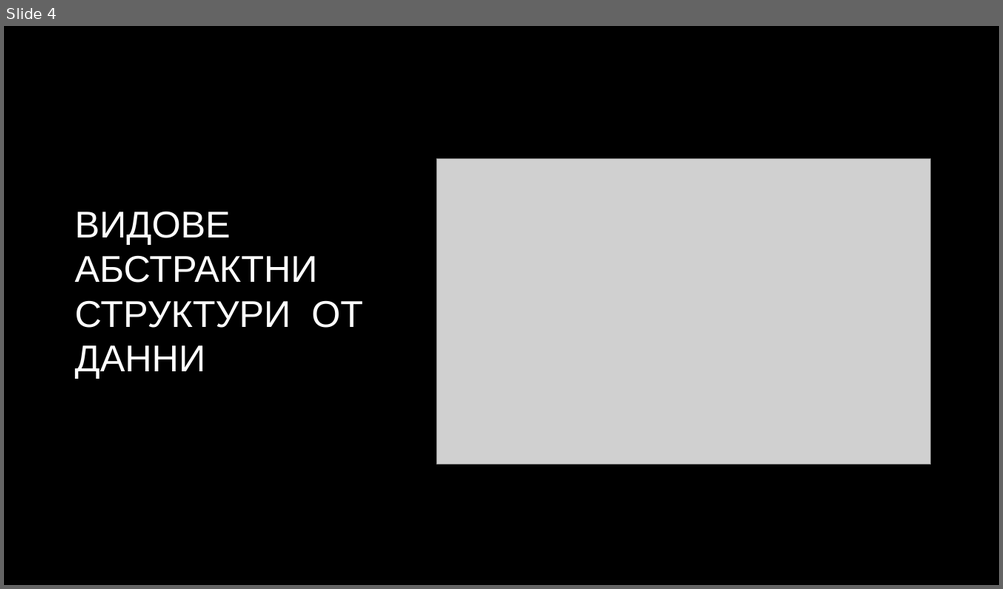
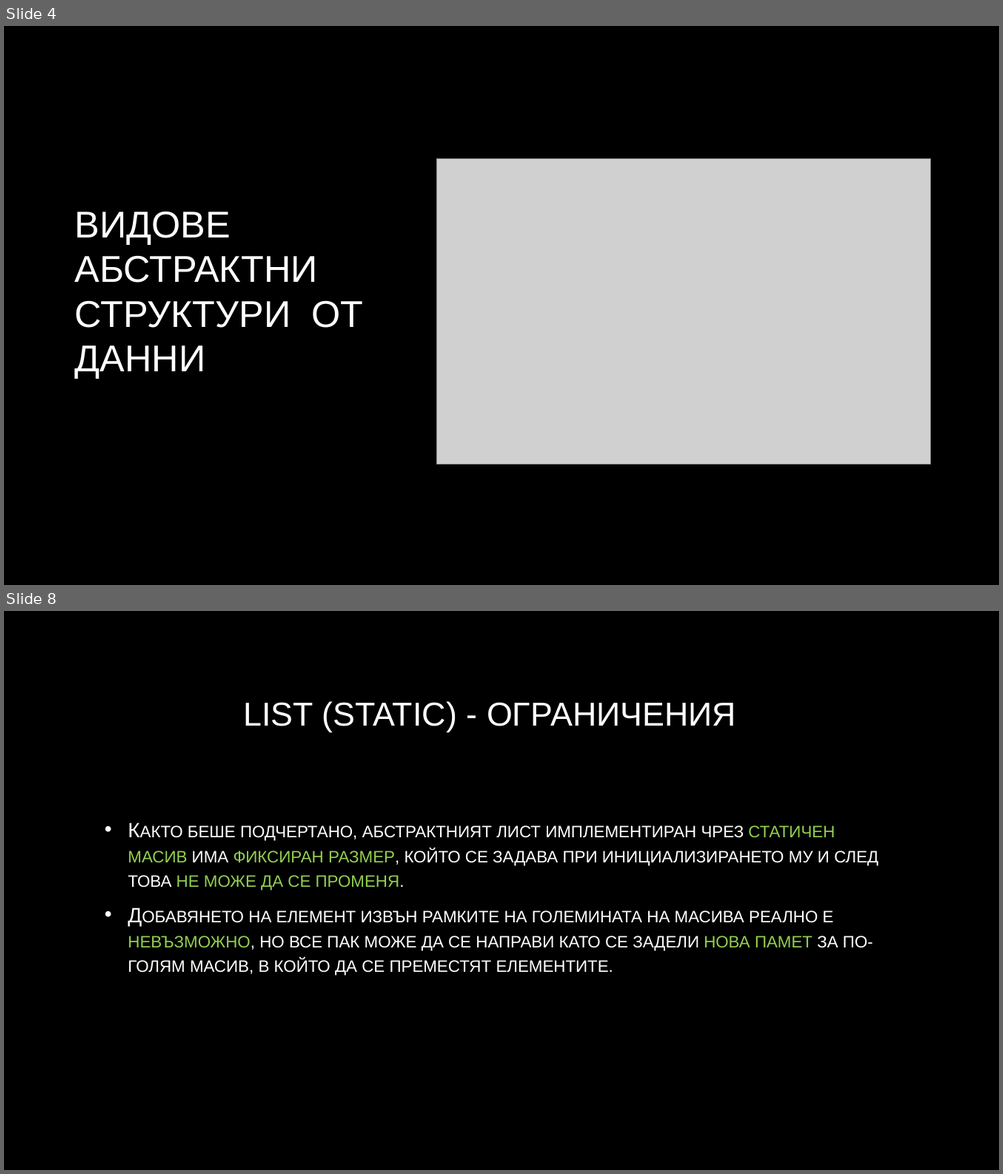
Before and after one commit to velizar92/CSharp-Programming-Presentations, a slide deck: Linear Data Structures.pptx. Shown one above the other, each under a label of ours: slide 4 before the commit, slides 4 and 8 after it; the slides between them are not shown. The pictures are 1003x589 and 1003x1174 pixels, drawn with LibreOffice and Linux fonts; fonts in the diff are those of the drawing; grey boxes stand for pictures; background and template pictures are left out. Boxes give left, top, right and bottom in pixels: in the first picture for what was removed or moved away, otherwise in the second. Text is boxed around its words. In the diff, an @@ line names an element or a change of style, - is before the commit and + after.

Commit message:
New slides for static list implementation

```diff
--- a/Linear Data Structures.pptx
+++ b/Linear Data Structures.pptx
@@ slide 8 added at <box>4,611,999,1170</box>, background picture (left out) @@
@@ title added at <box>243,701,736,732</box>, 32 pt, text gradient #FFFFFF to #A6A6A6 @@
+LIST (STATIC) - ОГРАНИЧЕНИЯ
@@ text added at <box>128,826,878,976</box>, 20 pt, text gradient #FFFFFF to #BFBFBF, small capitals @@
+• Както беше подчертано, абстрактният лист имплементиран чрез статичен масив има фиксиран размер, който се задава при инициализирането му и след това не може да се променя.
+• Добавянето на елемент извън рамките на големината на масива реално е невъзможно, но все пак може да се направи като се задели нова памет за по-голям масив, в който да се преместят елементите.
```
Also in this commit, not shown: 1 slide changed, 2 other slides added.
